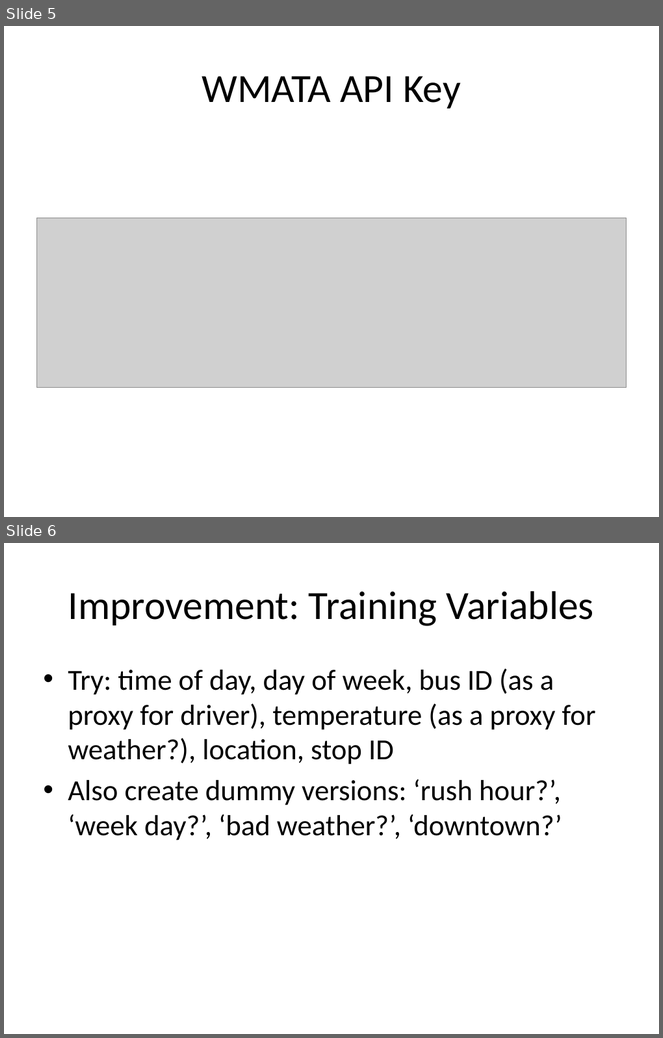
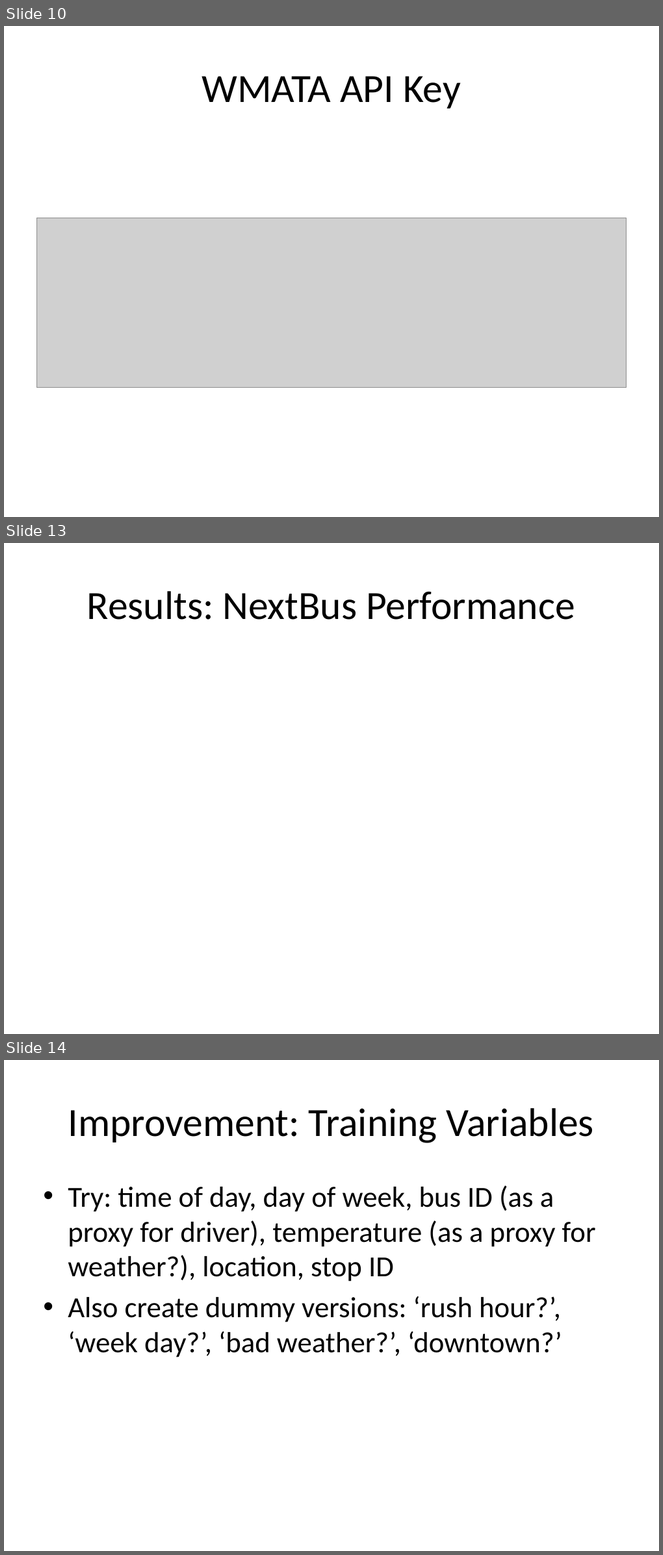
Before and after one commit to afcarl/MetroMetric, a slide deck: Notes on MetroMetric.pptx. Shown one above the other, each under a label of ours: slides 5 and 6 before the commit, slides 10, 13 and 14 after it; the slides between them are not shown. The pictures are 663x1038 and 663x1555 pixels, drawn with LibreOffice and Linux fonts; fonts in the diff are those of the drawing; grey boxes stand for pictures. Boxes give left, top, right and bottom in pixels: in the first picture for what was removed or moved away, otherwise in the second. Text is boxed around its words. In the diff, an @@ line names an element or a change of style, - is before the commit and + after.

```diff
--- a/Notes on MetroMetric.pptx
+++ b/Notes on MetroMetric.pptx
@@ slide 13 added at [4, 543, 659, 1034], background #FFFFFF @@
@@ title added at [87, 591, 575, 620], 44 pt, text #000000 @@
+Results: NextBus Performance
@@ what was slide 5 is now slide 10 @@
@@ what was slide 6 is now slide 14 @@
```
Also in this commit, not shown: 1 slide changed, 7 other slides added, 6 other files.
